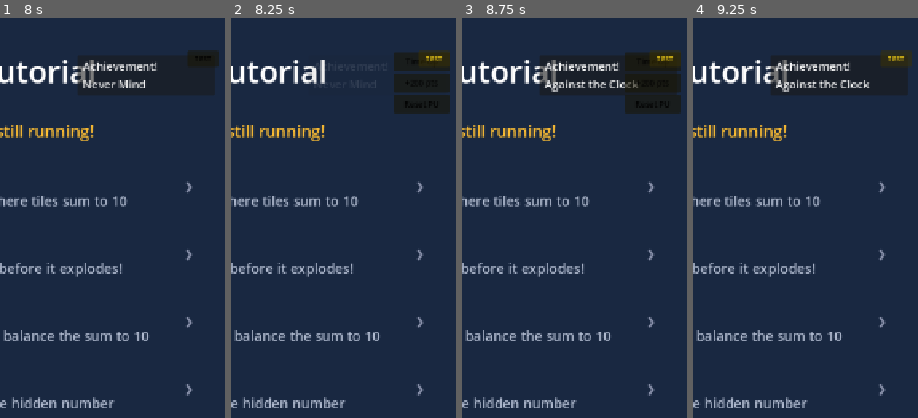
Above: before the commit, frames 1-4 (left to right).
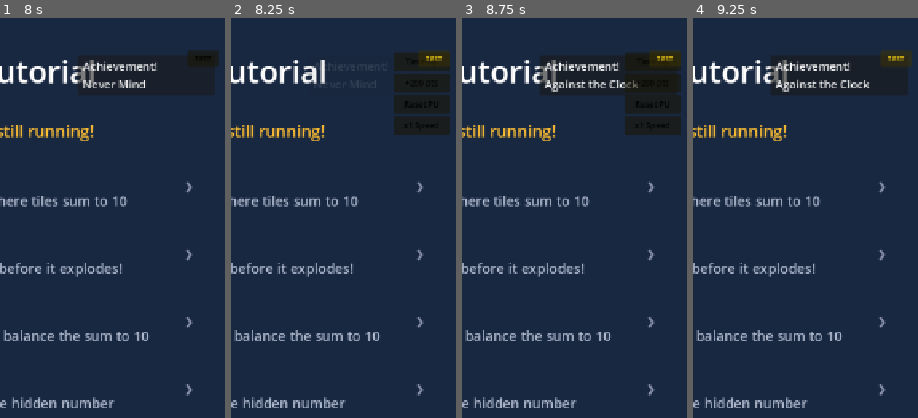
Above: after the commit, the same moments.

Repository: DuongCongDat/TraceTen
Game: Godot game, scene res://main_menu.tscn
The game is run twice, just before and just after one commit, with the same random seed, the same clock (stepped at 60 frames per second) and the same inputs.
Inputs:
- Up to frame 1 (8 s): click "Play" at 0.5 s; click "Classic" at 1.25 s; click "? Hint" at 2 s; click "↺ Shuffle" at 2.75 s; click "✕ Del" at 3.5 s; click "✕ Cancel" at 4.25 s; click "||" at 5 s; click "Leave" at 5.75 s; click "Restart" at 6.5 s; click "?" at 7.25 s
- Up to frame 2 (8.25 s): click "TEST" at 8 s
- Up to frame 3 (8.75 s): no input
- Up to frame 4 (9.25 s): click "Time Up" at 8.75 s
The pictures show only the part of the screen within x 50-100%, y 0-50%; the shares and areas given below are measured in that part.

Frame 1 is identical in both runs. In frame 2, 1.2% of the frame differs, in the area x 72-98%, y 24-30%; in frame 3, 1.2%; in frame 4, nothing differs.

Commit message:
add sfx and vfx

Diff:
--- a/achievement_popup.gd
+++ b/achievement_popup.gd
@@ -32,6 +32,7 @@
 	var name_text = _queue.pop_front()
 	label.text = "Achievement!\n" + name_text
 
+	AudioManager.play_sfx("achievement")
 	# Slide in from right
 	var target_x = get_viewport().get_visible_rect().size.x - panel.size.x - 16.0
 	panel.position.x = get_viewport().get_visible_rect().size.x
--- a/main.gd
+++ b/main.gd
@@ -270,6 +270,7 @@
 
 			if is_remove_mode:
 				if is_within_grid(touch_grid) and tiles.has(touch_grid):
+					AudioManager.play_sfx("tile_remove")
 					tiles[touch_grid].queue_free()
 					tiles.erase(touch_grid)
 					is_remove_mode = false
@@ -377,6 +378,8 @@
 			if not c_result["valid"]:
 				combo_count = 1
 				update_combo_ui()
+				AudioManager.play_sfx("wrong")
+				_flash_wrong_tiles()
 				show_floating_text_center("Wrong shape!", Color.ORANGE_RED)
 				await get_tree().create_timer(0.3).timeout
 				for pos in selected_tiles:
@@ -388,12 +391,14 @@
 		var points_earned = calculate_points(selected_tiles)
 		score += points_earned
 		update_score_ui()
+		AudioManager.play_sfx("score", 1.0 + (combo_count - 1) * 0.05)
 		show_floating_score(points_earned, used_combo)
 
 		# Combo applies to ALL modes using real-time clock
 		var now = Time.get_unix_time_from_system()
 		if last_score_time > 0 and now - last_score_time <= COMBO_TIMEOUT:
 			combo_count += 1
+			AudioManager.play_sfx("combo", 1.0, -6.0)
 		else:
 			combo_count = 1
 		last_score_time = now
@@ -440,6 +445,7 @@
 
 		for pos in selected_tiles:
 			if tiles.has(pos):
+				_spawn_tile_burst(tiles[pos].position, tiles[pos].tile_type)
 				tiles[pos].queue_free()
 				tiles.erase(pos)
 
@@ -473,6 +479,8 @@
 				await get_tree().create_timer(0.5).timeout
 				check_end_game()
 	else:
+		AudioManager.play_sfx("wrong")
+		_flash_wrong_tiles()
 		await get_tree().create_timer(0.3).timeout
 		for pos in selected_tiles:
 			if tiles.has(pos):
@@ -488,6 +496,7 @@
 		hint_count   += 1
 		shuffle_count += 1
 		remove_count  += 1
+		AudioManager.play_sfx("powerup_gain")
 		show_floating_text_center("Power-up +1!", Color.LIME_GREEN)
 		update_power_up_ui()
 		if gameplay_mode == "ZEN":
@@ -529,6 +538,7 @@
 func trigger_end_game(reason: String):
 	if is_game_over: return
 	is_game_over = true
+	AudioManager.play_sfx("gameover", 1.0, -15.0)
 	Global.delete_save(gameplay_mode)
 
 	var reason_text: String
@@ -592,6 +602,7 @@
 
 
 func _show_level_up_banner(level: int):
+	AudioManager.play_sfx("level_up")
 	var dir_text = {2: "RIGHT  →", 3: "←  LEFT", 4: "RANDOM  ↯"}
 	var colors   = {
 		2: Color(0.25, 0.88, 1.0),
@@ -723,6 +734,7 @@
 		return
 
 	Global.unlock_achievement("virus_explode")
+	AudioManager.play_sfx("virus_explode")
 
 	# Original virus stays: re-roll value + reset timer
 	var virus_tile = tiles[pos]
@@ -743,14 +755,14 @@
 
 	if candidates.size() > 0:
 		var target: Vector2 = candidates[randi() % candidates.size()]
-		tiles[target].queue_free()
-		tiles.erase(target)
-		var new_virus = TileFactory.make("VIRUS")
-		new_virus.position = start_pos + Vector2(target.x * tile_size, target.y * tile_size)
-		new_virus.scale = _tile_normal_scale()
-		add_child(new_virus)
-		new_virus.set_data(target, randi_range(1, 9), "VIRUS")
-		tiles[target] = new_virus
+		var infect_tile = tiles[target]
+		infect_tile.set_script(TileFactory.SCRIPTS["VIRUS"])
+		infect_tile.set_process(true)
+		infect_tile.tile_type = "VIRUS"
+		infect_tile.value = randi_range(1, 9)
+		infect_tile.virus_timer = 0.0
+		infect_tile.is_selected = false
+		infect_tile.update_visuals()
 
 	# Penalty always applies
 	score = max(0, score - VIRUS_SPREAD_PENALTY)
@@ -897,6 +909,7 @@
 	else:
 		Global.submit_score(gameplay_mode, score, accumulated_time, max_combo)
 		_save_game_state()
+		Engine.time_scale = 1.0
 		get_tree().change_scene_to_file("res://main_menu.tscn")
 
 
@@ -1011,6 +1024,7 @@
 
 
 func _on_btn_quit_over_pressed():
+	Engine.time_scale = 1.0
 	get_tree().change_scene_to_file("res://main_menu.tscn")
 
 
@@ -1045,6 +1059,7 @@
 func _on_btn_hint_pressed():
 	if hint_count <= 0 or tiles.is_empty(): return
 
+	AudioManager.play_sfx("powerup_use")
 	hint_count -= 1
 	update_power_up_ui()
 	Global.hints_used_this_game += 1
@@ -1069,6 +1084,7 @@
 func _on_btn_shuffle_pressed():
 	if shuffle_count <= 0 or tiles.is_empty(): return
 
+	AudioManager.play_sfx("shuffle")
 	shuffle_count -= 1
 	Global.unlock_achievement("first_powerup")
 
@@ -1087,10 +1103,18 @@
 		tile_data.append({"val": t.value, "type": t.tile_type})
 	tile_data.shuffle()
 
+	var _base_tile_script = preload("res://tile.gd")
 	var i = 0
 	for pos in tiles.keys():
 		var t = tiles[pos]
-		t.set_data(pos, tile_data[i].val, tile_data[i].type)
+		var d = tile_data[i]
+		var new_script = TileFactory.SCRIPTS.get(d.type, _base_tile_script)
+		if t.get_script() != new_script:
+			t.set_script(new_script)
+		t.is_selected = false
+		if d.type == "VIRUS":
+			t.virus_timer = 0.0
+		t.set_data(pos, d.val, d.type)
 		i += 1
 		t.scale = Vector2.ZERO
 		var tween = create_tween()
@@ -1108,6 +1132,7 @@
 		return
 
 	if remove_count <= 0: return
+	AudioManager.play_sfx("powerup_use")
 	is_remove_mode = true
 	update_power_up_ui()
 	Global.unlock_achievement("first_powerup")
@@ -1221,7 +1246,8 @@
 func show_floating_score(points: int, used_combo: int):
 	var label = Label.new()
 	label.text = "+" + str(points) + (" x%d!" % used_combo if used_combo > 1 else "")
-	label.add_theme_font_size_override("font_size", 55)
+	var font_size = min(55 + (used_combo - 1) * 5, 75)
+	label.add_theme_font_size_override("font_size", font_size)
 	var color = Color.ORANGE_RED if used_combo >= 4 else (Color.YELLOW if used_combo >= 2 else Color.WHITE)
 	label.add_theme_color_override("font_color", color)
 	label.horizontal_alignment = HORIZONTAL_ALIGNMENT_CENTER
@@ -1544,6 +1570,26 @@
 		btn.pressed.connect(Callable(self, b["method"]))
 		panel.add_child(btn)
 
+	var speed_btn = Button.new()
+	speed_btn.text = "x1 Speed"
+	speed_btn.custom_minimum_size = Vector2(90, 30)
+	speed_btn.add_theme_font_size_override("font_size", 13)
+	speed_btn.add_theme_color_override("font_color", Color.BLACK)
+	speed_btn.modulate = Color(1.0, 0.85, 0.1, 0.95)
+	speed_btn.pressed.connect(func():
+		var scales = [1.0, 2.0, 4.0]
+		var labels = ["x1 Speed", "x2 Speed", "x4 Speed"]
+		var idx = 0
+		for i in scales.size():
+			if abs(Engine.time_scale - scales[i]) < 0.1:
+				idx = i
+				break
+		idx = (idx + 1) % scales.size()
+		Engine.time_scale = scales[idx]
+		speed_btn.text = labels[idx]
+	)
+	panel.add_child(speed_btn)
+
 	# Position panel to top-right, below pause button (~y=55)
 	panel.position = Vector2(sw - 100, 55)
 
@@ -1614,3 +1660,37 @@
 	tween.tween_property(label, "position", label.position - Vector2(0, 100), 1.0).set_ease(Tween.EASE_OUT)
 	tween.parallel().tween_property(label, "modulate:a", 0.0, 1.0)
 	tween.tween_callback(label.queue_free)
+
+
+func _flash_wrong_tiles() -> void:
+	for pos in selected_tiles:
+		if not tiles.has(pos): continue
+		var t = tiles[pos]
+		var tween = create_tween()
+		tween.tween_property(t, "modulate", Color.RED, 0.07)
+		tween.tween_property(t, "modulate", Color.WHITE, 0.07)
+		tween.tween_property(t, "modulate", Color.RED, 0.07)
+		tween.tween_property(t, "modulate", Color.WHITE, 0.07)
+
+
+func _spawn_tile_burst(pos: Vector2, tile_type: String) -> void:
+	var burst = CPUParticles2D.new()
+	burst.position = pos
+	burst.one_shot = true
+	burst.explosiveness = 1.0
+	burst.amount = 12
+	burst.lifetime = 0.5
+	burst.initial_velocity_min = 90.0
+	burst.initial_velocity_max = 188.0
+	burst.spread = 180.0
+	burst.gravity = Vector2(0, 400)
+	burst.scale_amount_min = 4.5
+	burst.scale_amount_max = 9.0
+	match tile_type:
+		"NEGATIVE": burst.color = Color.PALE_VIOLET_RED
+		"VIRUS":    burst.color = Color.GREEN_YELLOW
+		"JOKER":    burst.color = Color.GOLD
+		_:          burst.color = Color.WHITE
+	add_child(burst)
+	burst.finished.connect(burst.queue_free)
+	burst.emitting = true
--- a/project.godot
+++ b/project.godot
@@ -18,6 +18,7 @@
 [autoload]
 
 Global="*uid://cb234w7mo82on"
+AudioManager="*res://scripts/audio_manager.gd"
 
 [display]
 
--- /dev/null
+++ b/scripts/audio_manager.gd
@@ -0,0 +1,35 @@
+extends Node
+
+const SFX_DIR = "res://audio/sfx/"
+const POOL_SIZE = 8
+
+var _pool: Array = []
+var _pool_idx: int = 0
+var _streams: Dictionary = {}
+
+
+func _ready() -> void:
+	for i in POOL_SIZE:
+		var p = AudioStreamPlayer.new()
+		add_child(p)
+		_pool.append(p)
+
+	var ids = [
+		"score", "wrong", "combo", "powerup_use", "powerup_gain",
+		"shuffle", "tile_remove", "virus_explode", "gameover",
+		"achievement", "level_up"
+	]
+	for id in ids:
+		var path = SFX_DIR + "sfx_" + id + ".ogg"
+		_streams[id] = load(path)
+
+
+func play_sfx(id: String, pitch: float = 1.0, volume_db: float = 0.0) -> void:
+	if not _streams.has(id):
+		return
+	var player = _pool[_pool_idx]
+	_pool_idx = (_pool_idx + 1) % POOL_SIZE
+	player.stream = _streams[id]
+	player.pitch_scale = pitch
+	player.volume_db = volume_db
+	player.play()
Not shown, added: audio/sfx/sfx_achievement.ogg.import
Not shown, added: audio/sfx/sfx_combo.ogg.import
Not shown, added: audio/sfx/sfx_gameover.ogg.import
Not shown, added: audio/sfx/sfx_level_up.ogg.import
Not shown, added: audio/sfx/sfx_powerup_gain.ogg.import
Not shown, added: audio/sfx/sfx_powerup_use.ogg.import
Not shown, added: audio/sfx/sfx_score.ogg.import
Not shown, added: audio/sfx/sfx_shuffle.ogg.import
Not shown, added: audio/sfx/sfx_tile_remove.ogg.import
Not shown, added: audio/sfx/sfx_virus_explode.ogg.import
Not shown, added: audio/sfx/sfx_wrong.ogg.import
Not shown, added: scripts/audio_manager.gd.uid
(and 14 more such lines)
